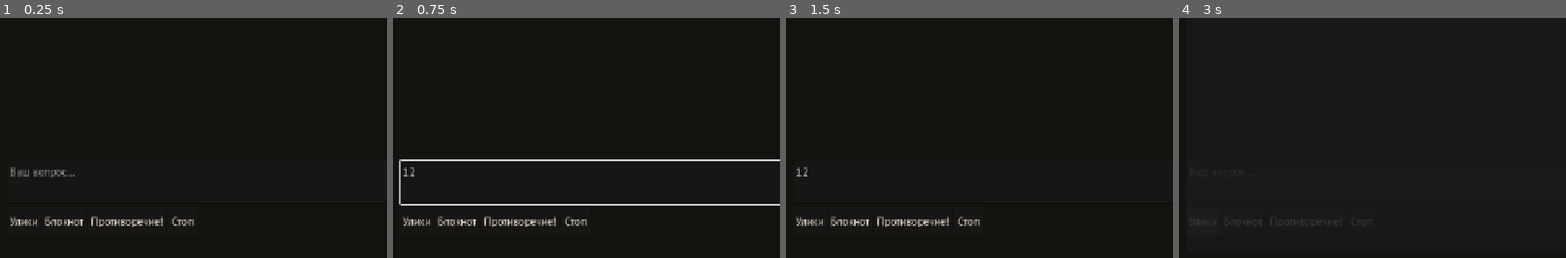
Above: before the commit, frames 1-4 (left to right).
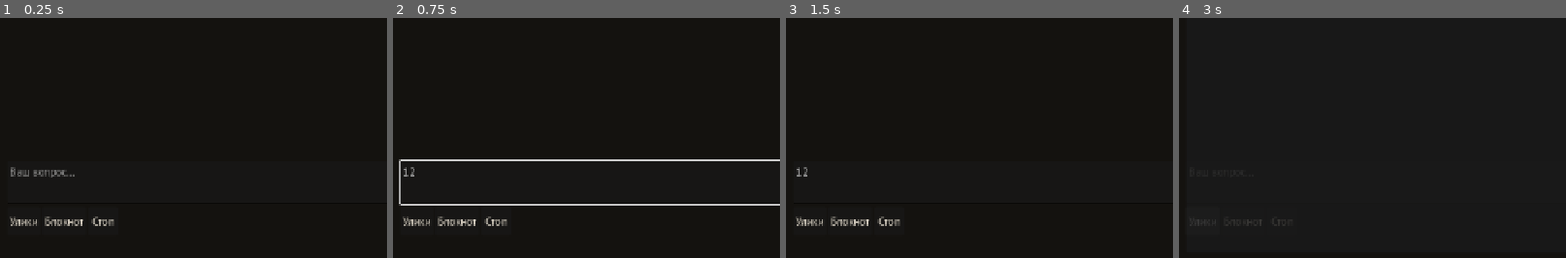
Above: after the commit, the same moments.

Repository: o5wtf/-
Game: Godot game, scene res://ui/screens/investigation.tscn
The game is run twice, just before and just after one commit, with the same random seed, the same clock (stepped at 60 frames per second) and the same inputs. This scene is started directly instead of the project's main scene.
Inputs (mouse positions are % of the whole screen's width and height, from its top left):
- Up to frame 1 (0.25 s): no input
- Up to frame 2 (0.75 s): click (46, 84) at 0.52 s; type "12" at 0.6 s
- Up to frame 3 (1.5 s): click "Обвинить" at 1.25 s
- Up to frame 4 (3 s): click "➤" at 2 s; click "Улики" at 2.75 s
The pictures show only the part of the screen within x 0-50%, y 50-100%; the shares and areas given below are measured in that part.

The runs differ from the first frame. In frame 1, 0.6% of the frame differs, in the area x 23-51%, y 82-88%; in frame 2, 0.6%; in frame 3, 0.6%; in frame 4, less than 0.1%.

Commit message:
Блокнот делит записи и найденные противоречия.
Ручная отметка пары убрана: противоречие по-прежнему находится само и давит так же. Фильтр подозреваемого действует на обе вкладки, старый список id в сохранении загружается.

Co-authored-by: o5wtf <o5wtf@users.noreply.github.com>

Diff:
--- a/src/autoload/game.gd
+++ b/src/autoload/game.gd
@@ -86,14 +86,6 @@
 		var evidence: CaseData.EvidenceItem = case_data.evidence_by_id[evidence_id]
 		note = "Следователь предъявляет улику «%s»: %s" % [evidence.title, evidence.full_text]
 	await _turn(agent_id, question, note, evidence_id)
-
-
-func mark_contradiction(a: Dictionary, b: Dictionary) -> Dictionary:
-	if _engine == null:
-		return {"ok": false}
-	var report := _engine.try_manual_contradiction(a, b)
-	_autosave()
-	return report
 
 
 func accuse(killer_id: String, motive_id: String, method_id: String) -> Dictionary:
@@ -372,6 +364,7 @@
 	state.fact_levels = fresh.fact_levels
 	state.heard = fresh.heard
 	state.contradictions = fresh.contradictions
+	state.contradiction_turns = fresh.contradiction_turns
 	state.talked_to = fresh.talked_to
 	state.accusation = fresh.accusation
 	state.dialogues = fresh.dialogues
--- a/src/core/game_state.gd
+++ b/src/core/game_state.gd
@@ -11,6 +11,8 @@
 var fact_levels: Dictionary = {}
 var heard: Array[Dictionary] = []
 var contradictions: Array[String] = []
+## Ход, на котором противоречие нашлось. Старые сохранения этого поля не имеют.
+var contradiction_turns: Dictionary = {}
 var talked_to: Array[String] = []
 var accusation: Dictionary = {
 	"killer_ok": false,
@@ -35,6 +37,7 @@
 		"fact_levels": fact_levels.duplicate(true),
 		"heard": heard.duplicate(true),
 		"contradictions": contradictions.duplicate(),
+		"contradiction_turns": contradiction_turns.duplicate(true),
 		"talked_to": talked_to.duplicate(),
 		"accusation": accusation.duplicate(true),
 		"dialogues": dialogues.duplicate(true),
@@ -55,6 +58,7 @@
 	state.fact_levels = _string_map(data.get("fact_levels", {}))
 	state.heard = _heard_list(data.get("heard", []))
 	state.contradictions = _string_list(data.get("contradictions", []))
+	state.contradiction_turns = _int_map(data.get("contradiction_turns", {}))
 	state.talked_to = _string_list(data.get("talked_to", []))
 	state.accusation = _accusation(data.get("accusation", {}))
 	state.dialogues = (data.get("dialogues", {}) as Dictionary).duplicate(true)
--- a/src/core/rules_engine.gd
+++ b/src/core/rules_engine.gd
@@ -74,24 +74,6 @@
 func set_emotion(agent_id: String, emotion: String) -> void:
 	if Balance.emotion_allowed(emotion):
 		state.emotion[agent_id] = emotion
-
-
-func try_manual_contradiction(a: Dictionary, b: Dictionary) -> Dictionary:
-	if not _journal_has(str(a.get("fact_id", "")), str(a.get("form", ""))):
-		return {"ok": false}
-	if not _journal_has(str(b.get("fact_id", "")), str(b.get("form", ""))):
-		return {"ok": false}
-	var found: CaseData.Contradiction = _match_pair(a, b)
-	if found == null:
-		return {"ok": false}
-	var pressure_before := state.pressure.duplicate(true)
-	if not state.contradictions.has(found.id):
-		_resolve()
-	return {
-		"ok": state.contradictions.has(found.id),
-		"contradiction_id": found.id,
-		"pressure_before": pressure_before,
-	}
 
 
 func check_accusation(killer_id: String, motive_id: String, method_id: String) -> Dictionary:
@@ -245,6 +227,7 @@
 		if not _contradiction_side_heard(contradiction.fact_b_id, contradiction.fact_b_form):
 			continue
 		state.contradictions.append(contradiction.id)
+		state.contradiction_turns[contradiction.id] = state.turn
 		events.append({
 			"type": "contradiction_registered",
 			"contradiction_id": contradiction.id,
@@ -401,32 +384,6 @@
 	return false
 
 
-func _match_pair(a: Dictionary, b: Dictionary) -> CaseData.Contradiction:
-	for contradiction in case_data.contradictions:
-		if _sides_match(contradiction, a, b) or _sides_match(contradiction, b, a):
-			return contradiction
-	return null
-
-
-func _sides_match(contradiction: CaseData.Contradiction, left: Dictionary, right: Dictionary) -> bool:
-	return (
-		str(left.get("fact_id", "")) == contradiction.fact_a_id
-		and _forms_match(str(left.get("form", "")), contradiction.fact_a_form)
-		and str(right.get("fact_id", "")) == contradiction.fact_b_id
-		and _forms_match(str(right.get("form", "")), contradiction.fact_b_form)
-	)
-
-
-func _forms_match(journal_form: String, contradiction_form: String) -> bool:
-	if contradiction_form == "lie":
-		return journal_form == "lie"
-	if contradiction_form == "truth_full":
-		return journal_form == "full"
-	if contradiction_form == "truth":
-		return journal_form == "basic" or journal_form == "full"
-	return false
-
-
 func _shown_to(evidence_id: String, agent_id: String) -> bool:
 	var agents: Array = state.shown.get(evidence_id, [])
 	return agents.has(agent_id)
--- a/src/dialogue/notebook.gd
+++ b/src/dialogue/notebook.gd
@@ -27,8 +27,31 @@
 	return rows
 
 
-func contradiction_choices() -> Array[Dictionary]:
-	return entries()
+func found_contradictions(agent_id: String = "") -> Array[Dictionary]:
+	var rows: Array[Dictionary] = []
+	if case_data == null or state == null:
+		return rows
+	for contradiction in case_data.contradictions:
+		if not state.contradictions.has(contradiction.id):
+			continue
+		if agent_id != "" and not _involves(contradiction, agent_id):
+			continue
+		var turn := -1
+		if state.contradiction_turns.has(contradiction.id):
+			turn = int(state.contradiction_turns[contradiction.id])
+		rows.append({
+			"id": contradiction.id,
+			"description": contradiction.description,
+			"turn": turn,
+		})
+	return rows
+
+
+func _involves(contradiction: CaseData.Contradiction, agent_id: String) -> bool:
+	for fact_id in [contradiction.fact_a_id, contradiction.fact_b_id]:
+		if str(case_data.fact_owner.get(fact_id, "")) == agent_id:
+			return true
+	return false
 
 
 static func text_for(fact: CaseData.Fact, form: String) -> String:
--- a/tests/test_rules_engine.gd
+++ b/tests/test_rules_engine.gd
@@ -231,44 +231,36 @@
 	assert_true(contradiction_engine.state.unlocked_evidence.has("any_c"))
 
 
-func test_manual_contradiction() -> void:
+func test_contradiction_turn_and_filter() -> void:
 	var data := _case()
 	_fact(data, "a", "fa", 0, 0)
 	_fact(data, "b", "fb", 0, 0)
-	_fact(data, "a", "other", 0, 0)
 	_contradiction(data, "c", "fa", "truth", "fb", "truth")
 	var engine := _engine(data)
 	engine.start_new()
-	engine.register_statements("a", [{"fact_id": "fa", "form": "basic"}, {"fact_id": "other", "form": "basic"}])
-	engine.register_statements("b", [{"fact_id": "fb", "form": "full"}])
+	engine.state.turn = 4
+	engine.register_statements("a", [{"fact_id": "fa", "form": "basic"}])
+	assert_false(engine.state.contradictions.has("c"))
+	engine.register_statements("b", [{"fact_id": "fb", "form": "basic"}])
 	assert_true(engine.state.contradictions.has("c"))
-	var pressure_a := int(engine.state.pressure["a"])
-	var pressure_b := int(engine.state.pressure["b"])
-	var wrong: Dictionary = engine.try_manual_contradiction(
-		{"fact_id": "other", "form": "basic"},
-		{"fact_id": "fb", "form": "full"}
-	)
-	assert_false(wrong["ok"])
-	assert_eq(int(engine.state.pressure["a"]), pressure_a)
-	assert_eq(int(engine.state.pressure["b"]), pressure_b)
-	var right: Dictionary = engine.try_manual_contradiction(
-		{"fact_id": "fb", "form": "full"},
-		{"fact_id": "fa", "form": "basic"}
-	)
-	assert_true(right["ok"])
-	assert_eq(right["contradiction_id"], "c")
-	assert_eq(int(engine.state.pressure["a"]), pressure_a)
-	var fresh := _engine(data)
-	fresh.start_new()
-	fresh.register_statements("a", [{"fact_id": "fa", "form": "basic"}])
-	fresh.state.heard.append({"agent_id": "b", "fact_id": "fb", "form": "basic", "turn": 0})
-	var manual: Dictionary = fresh.try_manual_contradiction(
-		{"fact_id": "fa", "form": "basic"},
-		{"fact_id": "fb", "form": "basic"}
-	)
-	assert_true(manual["ok"])
-	assert_true(fresh.state.contradictions.has("c"))
-	assert_eq(int(fresh.state.pressure["a"]), Balance.CONTRADICTION_PLAIN)
+	assert_eq(int(engine.state.contradiction_turns["c"]), 4)
+	assert_eq(int(engine.state.pressure["a"]), Balance.CONTRADICTION_PLAIN)
+	var book := Notebook.new(data, engine.state)
+	var all_rows := book.found_contradictions("")
+	assert_eq(all_rows.size(), 1)
+	assert_eq(str(all_rows[0]["description"]), "пара")
+	assert_eq(int(all_rows[0]["turn"]), 4)
+	assert_eq(book.found_contradictions("a").size(), 1)
+	assert_eq(book.found_contradictions("b").size(), 1)
+	assert_eq(book.found_contradictions("other").size(), 0)
+	var old := GameState.from_dict({"contradictions": ["c"], "pressure": {"a": 3}})
+	assert_true(old.contradictions.has("c"))
+	assert_eq(int(old.pressure["a"]), 3)
+	assert_false(old.contradiction_turns.has("c"))
+	var restored := Notebook.new(data, old)
+	var legacy := restored.found_contradictions("a")
+	assert_eq(legacy.size(), 1)
+	assert_eq(int(legacy[0]["turn"]), -1)
 
 
 func test_accusation_keeps_ticks() -> void:
--- a/tests/test_ui_smoke.gd
+++ b/tests/test_ui_smoke.gd
@@ -6,8 +6,8 @@
 	"res://ui/screens/settings.tscn": ["KeyField", "ShowKeyButton", "TestConnectionButton", "ModelField", "ScaleSlider", " …(340 unchanged characters)…
 	"res://ui/screens/briefing.tscn": ["TitleLabel", "BriefingLabel", "StartButton"],
 	"res://ui/screens/suspects.tscn": ["List"],
-	"res://ui/screens/interrogation.tscn": ["SendButton", "PromptField", "EvidenceButton", "NotebookButton", "ContradictionButton", "HintYesButton", "RetryButton", "TurnTimi …(166 unchanged characters)…
-	"res://ui/screens/notebook.tscn": ["FilterButton", "CheckButton"],
+	"res://ui/screens/interrogation.tscn": ["SendButton", "PromptField", "EvidenceButton", "NotebookButton", "HintYesButton", "RetryButton", "TurnTimi …(166 unchanged characters)…
+	"res://ui/screens/notebook.tscn": ["NotebookTabs", "FilterButton"],
 	"res://ui/screens/evidence_board.tscn": ["Grid", "PresentButton"],
 	"res://ui/screens/accusation.tscn": ["KillerOption", "MotiveOption", "MethodOption", "AccuseButton", "BackButton", "TimelineLabel"],
 	"res://ui/screens/investigation.tscn": ["AccuseButton", "MenuButton", "TopAccuseButton"],
--- a/ui/screens/interrogation.gd
+++ b/ui/screens/interrogation.gd
@@ -2,7 +2,6 @@
 
 signal evidence_requested
 signal notebook_requested
-signal contradiction_requested
 signal suspects_requested
 
 var agent_id: String = ""
@@ -121,9 +120,6 @@
 	var notebook := UiWidgets.button(UiStrings.NOTEBOOK, "NotebookButton")
 	notebook.pressed.connect(func() -> void: notebook_requested.emit())
 	tools.add_child(notebook)
-	var contradiction := UiWidgets.button(UiStrings.CONTRADICTION, "ContradictionButton")
-	contradiction.pressed.connect(func() -> void: contradiction_requested.emit())
-	tools.add_child(contradiction)
 	var stop_speech := UiWidgets.button(UiStrings.STOP_SPEECH, "StopSpeechButton")
 	stop_speech.pressed.connect(func() -> void: Speaker.stop_and_clear())
 	tools.add_child(stop_speech)
--- a/ui/screens/investigation.gd
+++ b/ui/screens/investigation.gd
@@ -84,7 +84,6 @@
 	_suspects.agent_chosen.connect(_on_agent)
 	_chat.evidence_requested.connect(func() -> void: _show_tab(_evidence))
 	_chat.notebook_requested.connect(func() -> void: _show_tab(_notebook))
-	_chat.contradiction_requested.connect(_open_contradiction)
 	_chat.suspects_requested.connect(func() -> void: _show_tab(_suspects))
 	_evidence.present_requested.connect(_present_from_board)
 	Game.events.connect(_on_events)
@@ -175,11 +174,6 @@
 		_drawer.visible = true
 
 
-func _open_contradiction() -> void:
-	_show_tab(_notebook)
-	_notebook.enter_pick_mode()
-
-
 func _present_from_board(evidence_id: String) -> void:
 	if _chat.agent_id == "":
 		return
--- a/ui/screens/notebook.gd
+++ b/ui/screens/notebook.gd
@@ -2,9 +2,8 @@
 
 var _rows: VBoxContainer
 var _filter: OptionButton
-var _result: Label
-var _pick: bool = false
-var _selected: Array[Dictionary] = []
+var _tabs: TabBar
+var _tab: int = 0
 
 
 func _ready() -> void:
@@ -14,28 +13,23 @@
 	add_child(column)
 	var top := HBoxContainer.new()
 	column.add_child(top)
-	top.add_child(UiWidgets.label(UiStrings.NOTEBOOK))
+	_tabs = TabBar.new()
+	_tabs.name = "NotebookTabs"
+	_tabs.custom_minimum_size = Vector2(0, 48)
+	_tabs.size_flags_horizontal = Control.SIZE_EXPAND_FILL
+	_tabs.add_tab(UiStrings.NOTES_TAB)
+	_tabs.add_tab(UiStrings.CONTRADICTIONS_TAB)
+	_tabs.tab_changed.connect(_on_tab)
+	top.add_child(_tabs)
 	_filter = OptionButton.new()
 	_filter.name = "FilterButton"
-	_filter.custom_minimum_size = Vector2(160, 48)
+	_filter.custom_minimum_size = Vector2(140, 48)
 	_filter.item_selected.connect(func(_index: int) -> void: refresh())
 	top.add_child(_filter)
 	_rows = VBoxContainer.new()
 	_rows.name = "Rows"
 	_rows.size_flags_horizontal = Control.SIZE_EXPAND_FILL
 	column.add_child(UiWidgets.scrolling(_rows))
-	_result = UiWidgets.label("", "ResultLabel")
-	column.add_child(_result)
-	var check := UiWidgets.button(UiStrings.CHECK, "CheckButton")
-	check.pressed.connect(_check)
-	column.add_child(check)
-	refresh()
-
-
-func enter_pick_mode() -> void:
-	_pick = true
-	_selected.clear()
-	_result.text = UiStrings.PICK_TWO
 	refresh()
 
 
@@ -57,81 +51,66 @@
 		_filter.select(0)
 	for child in _rows.get_children():
 		child.queue_free()
+	if _tab == 0:
+		_fill_notes(_agent_filter())
+	else:
+		_fill_contradictions(_agent_filter())
+
+
+func _on_tab(index: int) -> void:
+	_tab = index
+	refresh()
+
+
+func _agent_filter() -> String:
+	if _filter.selected <= 0:
+		return ""
+	return str(_filter.get_item_metadata(_filter.selected))
+
+
+func _fill_notes(agent_filter: String) -> void:
 	if Game.notebook == null:
-		_rows.add_child(UiWidgets.label(UiStrings.NO_NOTES))
+		_rows.add_child(_plain(UiStrings.NO_NOTES))
 		return
-	var agent_filter := ""
-	if _filter.selected > 0:
-		agent_filter = str(_filter.get_item_metadata(_filter.selected))
 	var any := false
 	for entry in Game.notebook.entries():
 		if agent_filter != "" and str(entry.get("agent_id", "")) != agent_filter:
 			continue
 		any = true
-		_rows.add_child(_entry_button(entry))
+		_rows.add_child(_note_row(entry))
 	if not any:
-		_rows.add_child(UiWidgets.label(UiStrings.NO_NOTES))
-	_rows.add_child(UiWidgets.label(UiStrings.CONTRADICTIONS))
-	var found := false
-	if Game.case_data != null and Game.state != null:
-		for contradiction in Game.case_data.contradictions:
-			if not Game.state.contradictions.has(contradiction.id):
-				continue
-			found = true
-			var line := UiWidgets.label("✓ %s" % contradiction.description)
-			line.add_theme_color_override("font_color", NoirTheme.GOOD)
-			_rows.add_child(line)
-	if not found:
-		_rows.add_child(UiWidgets.label("—"))
+		_rows.add_child(_plain(UiStrings.NO_NOTES))
 
 
-func _entry_button(entry: Dictionary) -> Button:
+func _fill_contradictions(agent_filter: String) -> void:
+	var rows: Array[Dictionary] = []
+	if Game.notebook != null:
+		rows = Game.notebook.found_contradictions(agent_filter)
+	if rows.is_empty():
+		_rows.add_child(_plain("—"))
+		return
+	for row in rows:
+		_rows.add_child(_contradiction_row(row))
+
+
+func _note_row(entry: Dictionary) -> Label:
 	var agent_name := str(entry.get("agent_id", ""))
 	if Game.case_data != null and Game.case_data.agent_by_id.has(agent_name):
 		agent_name = (Game.case_data.agent_by_id[agent_name] as CaseData.Agent).name
-	var button := UiWidgets.button("%s, ход %s:  «%s»" % [agent_name, str(entry.get("turn", 0)), str(entry.get("text", ""))], "Note")
-	button.alignment = HORIZONTAL_ALIGNMENT_LEFT
-	button.autowrap_mode = TextServer.AUTOWRAP_WORD_SMART
-	if _is_selected(entry):
-		button.modulate = NoirTheme.GOLD
-	button.pressed.connect(func() -> void: _toggle(entry))
-	return button
+	return _plain("%s, ход %s:  «%s»" % [agent_name, str(entry.get("turn", 0)), str(entry.get("text", ""))])
 
 
-func _toggle(entry: Dictionary) -> void:
-	_pick = true
-	var index := _selected_index(entry)
-	if index >= 0:
-		_selected.remove_at(index)
-	elif _selected.size() < 2:
-		_selected.append(entry)
-	refresh()
+func _contradiction_row(row: Dictionary) -> Label:
+	var text := "✓ %s" % str(row.get("description", ""))
+	var turn := int(row.get("turn", -1))
+	if turn >= 0:
+		text = "%s, ход %d" % [text, turn]
+	var line := _plain(text)
+	line.add_theme_color_override("font_color", NoirTheme.GOOD)
+	return line
 
 
-func _check() -> void:
-	if _selected.size() != 2:
-		_result.text = UiStrings.PICK_TWO
-		return
-	var report := Game.mark_contradiction(_selected[0], _selected[1])
-	if not report.get("ok", false):
-		_result.text = UiStrings.NO_CONTRADICTION
-		return
-	var description := ""
-	var found: CaseData.Contradiction = Game.case_data.contradiction_by_id.get(str(report.get("contradiction_id", ""))) as CaseData.Contradiction
-	if found != null:
-		description = found.description
-	_result.text = "%s. %s" % [UiStrings.CONTRADICTION_FOUND, description]
-	_selected.clear()
-	refresh()
-
-
-func _is_selected(entry: Dictionary) -> bool:
-	return _selected_index(entry) >= 0
-
-
-func _selected_index(entry: Dictionary) -> int:
-	for index in _selected.size():
-		var row := _selected[index]
-		if str(row.get("fact_id", "")) == str(entry.get("fact_id", "")) and str(row.get("form", "")) == str(entry.get("form", "")) and str(row.get("agent_id", "")) == str(entry.get("agent_id", "")):
-			return index
-	return -1
+func _plain(text: String) -> Label:
+	var line := UiWidgets.label(text)
+	line.mouse_filter = Control.MOUSE_FILTER_IGNORE
+	return line
--- a/ui/strings.gd
+++ b/ui/strings.gd
@@ -14,8 +14,8 @@
 const SEND := "➤"
 const EVIDENCE := "Улики"
 const NOTEBOOK := "Блокнот"
-const CONTRADICTION := "Противоречие!"
-const CHECK := "Проверить"
+const NOTES_TAB := "Записи"
+const CONTRADICTIONS_TAB := "Противоречия"
 const YES := "Да"
 const DISMISS := "×"
 const RETRY := "Повторить"
@@ -77,10 +77,6 @@
 const ALL_AGENTS := "все"
 const NO_EVIDENCE := "Открытых улик пока нет."
 const NO_NOTES := "Пока ничего не услышано."
-const CONTRADICTIONS := "Противоречия:"
-const NO_CONTRADICTION := "Здесь нет противоречия"
-const CONTRADICTION_FOUND := "Противоречие зафиксировано"
-const PICK_TWO := "Отметьте две записи"
 const SHOWN_TO := "Кому показана: "
 const NOBODY := "пока никому"
 const PRESENT := "Предъявить"
@@ -198,7 +194,10 @@
 
 
 static func contradiction_line(description: String) -> String:
-	return "Противоречие зафиксировано: %s" % description
+	var body := description.strip_edges()
+	if body == "":
+		return "Найдено противоречие"
+	return "Найдено противоречие: %s" % body
 
 
 static func lie_broken(agent_name: String) -> String:
Not shown, changed: docs/ARCHITECTURE.md
Not shown, changed: docs/IMPLEMENTATION_PLAN.md
Not shown, changed: docs/UI_PROTOTYPE.md
